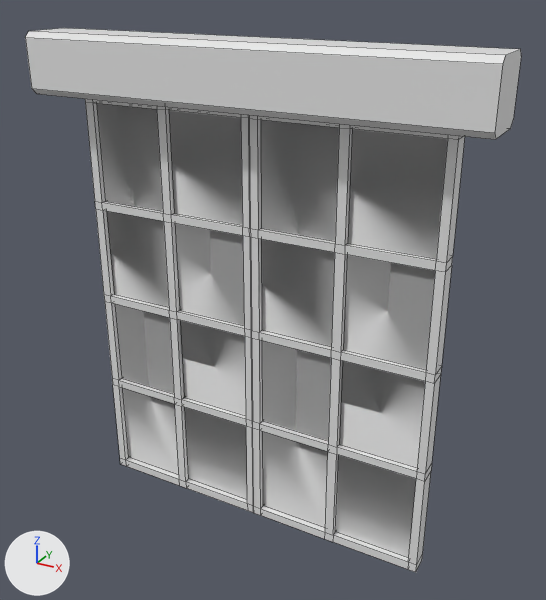
An edit to the FBX model Assets/Meshes/ZenDoor01.fbx, drawn before and after from the same camera.
The view is the same before and after, from a 50 mm camera at (0.00774, -0.01295, 0.01253) aimed at (0.00044, 0.00033, 0.00589). Arrows for +X, +Y and +Z are at lower left; the lights stay in place. Mesh edges are drawn as thin lines.

Objects in the first picture: 'DoorLeft', 'DoorRight', 'Top'.
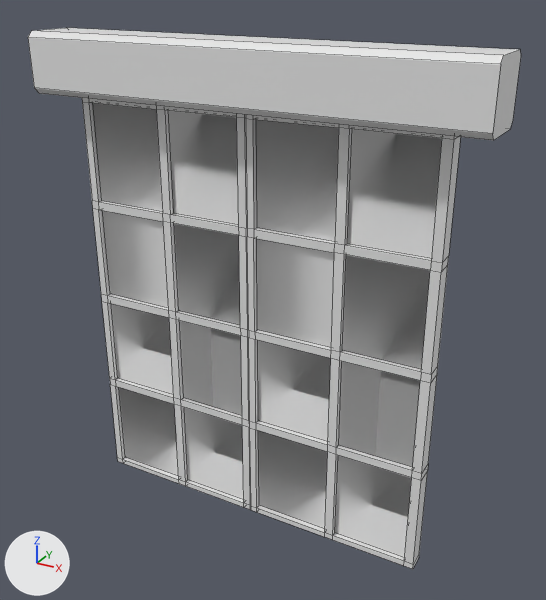
The edits, one by one:
me_westcube_003 has 184 vertices, 182 faces and spans x -0.042..0.0, y -0.421..0.0, z -0.553..0.545.
me_westcube_003 is used by ob_doorright; location (-0.00416, 0.000487, 0.00508); rotation (0.0, 0.0, 1.571), in degrees (0, 0, 90); scale (0.01, 0.01, 0.00892).
me_westcube_003 part 1: the whole mesh is turned 90 degrees about the z axis through the mesh origin.
me_cube_001 has 16 vertices, 10 faces and spans x -0.065..0.065, y -0.5..0.5, z 0.0..0.13.
me_cube_001 is used by ob_top; location (0.0, 0.0, 0.01); rotation (0.0, 0.0, 1.571), in degrees (0, 0, 90); scale (0.01, 0.01, 0.01).
me_cube_001 part 3: the whole mesh is turned 90 degrees about the z axis through its middle.
me_westcube_002 has 184 vertices, 182 faces and spans x 0.0..0.042, y -0.421..0.0, z -0.553..0.545.
me_westcube_002 is used by ob_doorleft; parent ob_doorright; location (-0.0424, -0.418, 0.0).
me_westcube_002 part 2: the whole mesh is turned 90 degrees about the z axis through its middle, then moved by (0.189, 0.189, 0.0).
Object 'DoorRight' (ob_doorright) turns from (0, 0, 90) to (0, 0, 0) degrees about x, y and z.
In object 'DoorRight' (ob_doorright), parent is now set to ob_root.
Object 'DoorRight' (ob_doorright) moves from (-0.00416, 0.000487, 0.00508) to (0.416, 0.00441, 0.508).
Object 'DoorRight' (ob_doorright) is rescaled from (0.01, 0.01, 0.00892) to (-1.0, -1.0, -0.892).
In object 'Top' (ob_top), parent is now set to ob_root.
Object 'Top' (ob_top) moves from (0.0, 0.0, 0.01) to (0.0, 0.0, 1.0).
Object 'Top' (ob_top) turns from (0, 0, 90) to (-180, 0, -1) degrees about x, y and z.
Object 'Top' (ob_top) is rescaled from (0.01, 0.01, 0.01) to (-1.0, -1.0, -1.0).
Object 'DoorLeft' (ob_doorleft) moves from (-0.0424, -0.418, 0.0) to (0.418, 0.0, 0.0).
Object 'Root' (ob_root) is new.
Its location is (0.0, 0.0, 0.0).
Its scale is (0.01, 0.01, 0.01).

Pixel boxes (x1, y1, x2, y2) of what changed, in the pictures (546 x 600 px):
'DoorLeft', moved, rescaled, turned
    before: (248, 115, 465, 572)
    after: (82, 98, 251, 510)
'DoorRight', moved, rescaled, turned
    before: (85, 99, 254, 513)
    after: (245, 115, 461, 569)
'Top', moved, turned, rescaled
    before: (25, 28, 521, 139)
    after: (28, 28, 521, 140)
